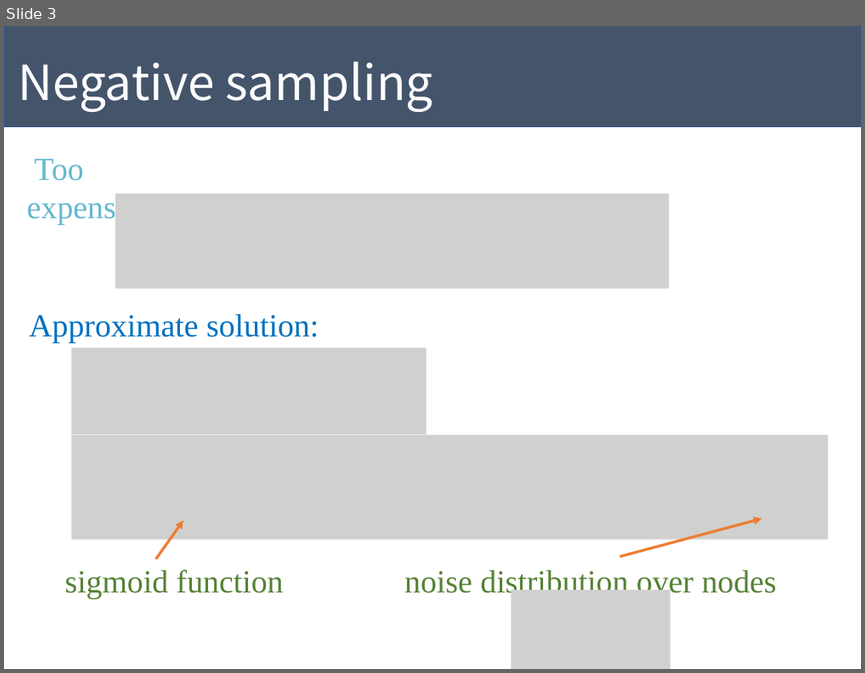
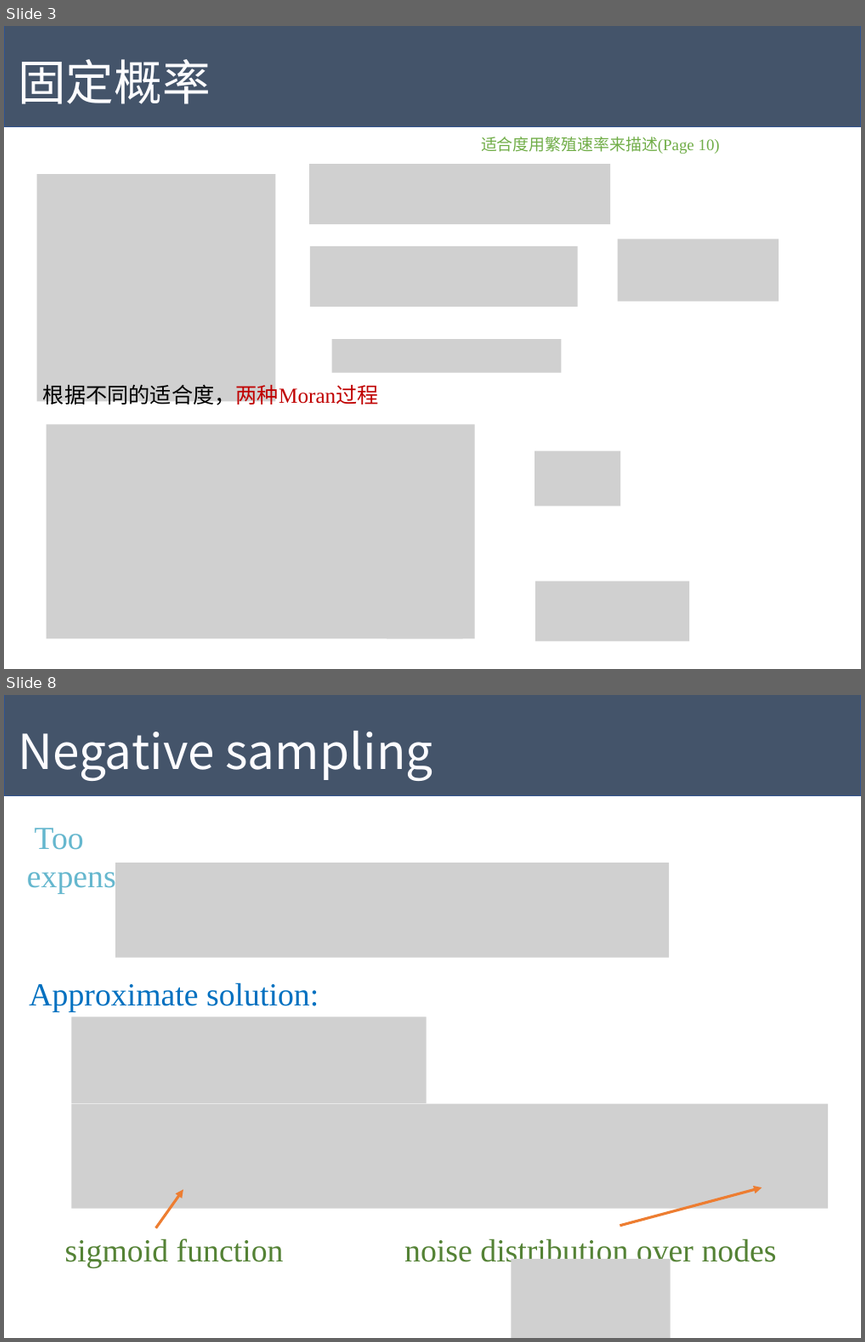
Before and after one commit to Tigerrr07/GNN-tiger, a slide deck: dynamics/pre.pptx. Shown one above the other, each under a label of ours: slide 3 before the commit, slides 3 and 8 after it; the slides between them are not shown. The pictures are 865x673 and 865x1342 pixels, drawn with LibreOffice and Linux fonts; fonts in the diff are those of the drawing; grey boxes stand for pictures. Boxes give left, top, right and bottom in pixels: in the first picture for what was removed or moved away, otherwise in the second. Text is boxed around its words. In the diff, an @@ line names an element or a change of style, - is before the commit and + after.

```diff
--- a/dynamics/pre.pptx
+++ b/dynamics/pre.pptx
@@ slide 3 added at (4,26,861,669), background #FFFFFF @@
@@ rectangle added at (4,26,861,127), fill #44546A, outline #325491 1 pt @@
@@ text added at (18,59,211,104), 54 pt, text #FCFCFF @@
+固定概率
@@ text added at (481,136,720,154), 18 pt, text #70AD47 @@
+适合度用繁殖速率来描述(Page 10)
@@ picture added at (37,174,276,401) @@
@@ picture added at (309,165,610,225) @@
@@ picture added at (310,246,578,306) @@
@@ picture added at (618,238,779,301) @@
@@ picture added at (332,339,562,373) @@
@@ text added at (43,380,379,408), 24 pt, text #000000 @@
+根据不同的适合度，两种Moran过程
@@ picture added at (46,425,475,639) @@
@@ picture added at (535,451,620,506) @@
@@ picture added at (386,473,462,505) @@
@@ picture added at (386,584,462,639) @@
@@ picture added at (535,581,690,641) @@
@@ what was slide 3 is now slide 8 @@
```
Also in this commit, not shown: 2 slides changed, 4 other slides added, 2 other files.
